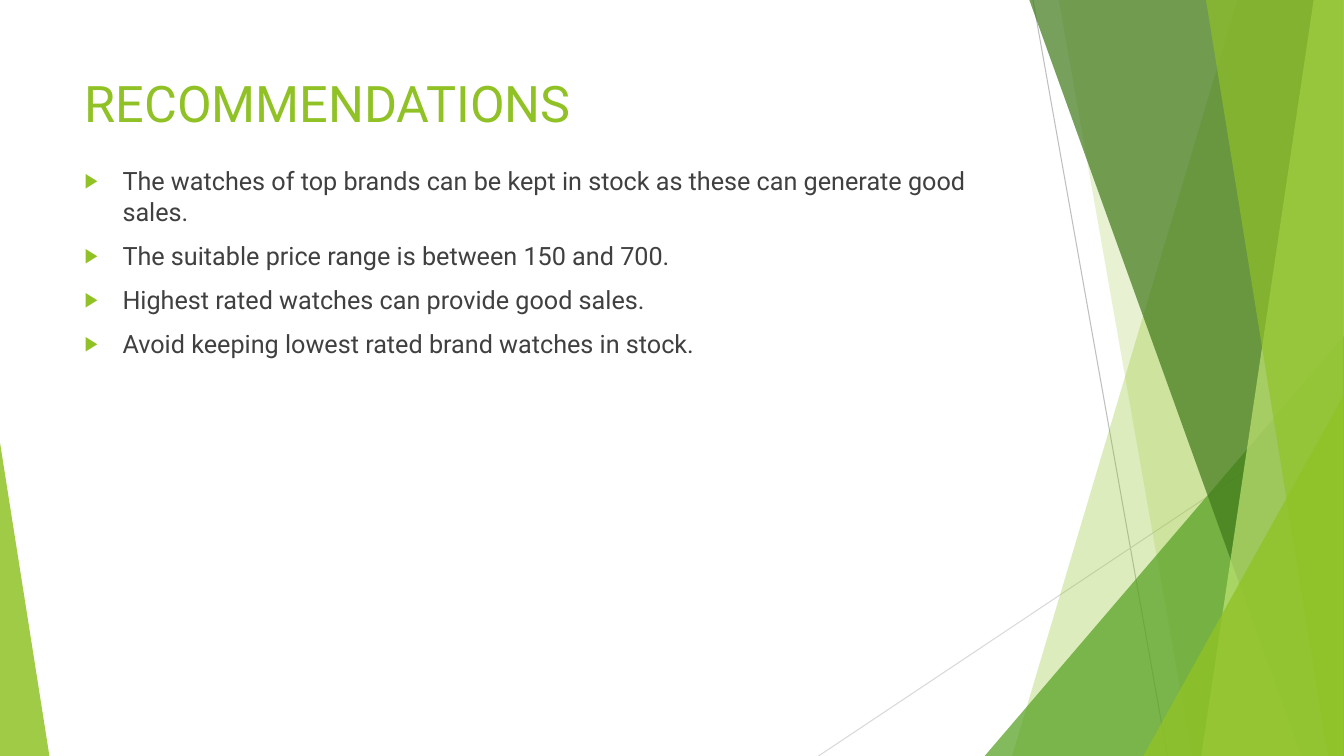
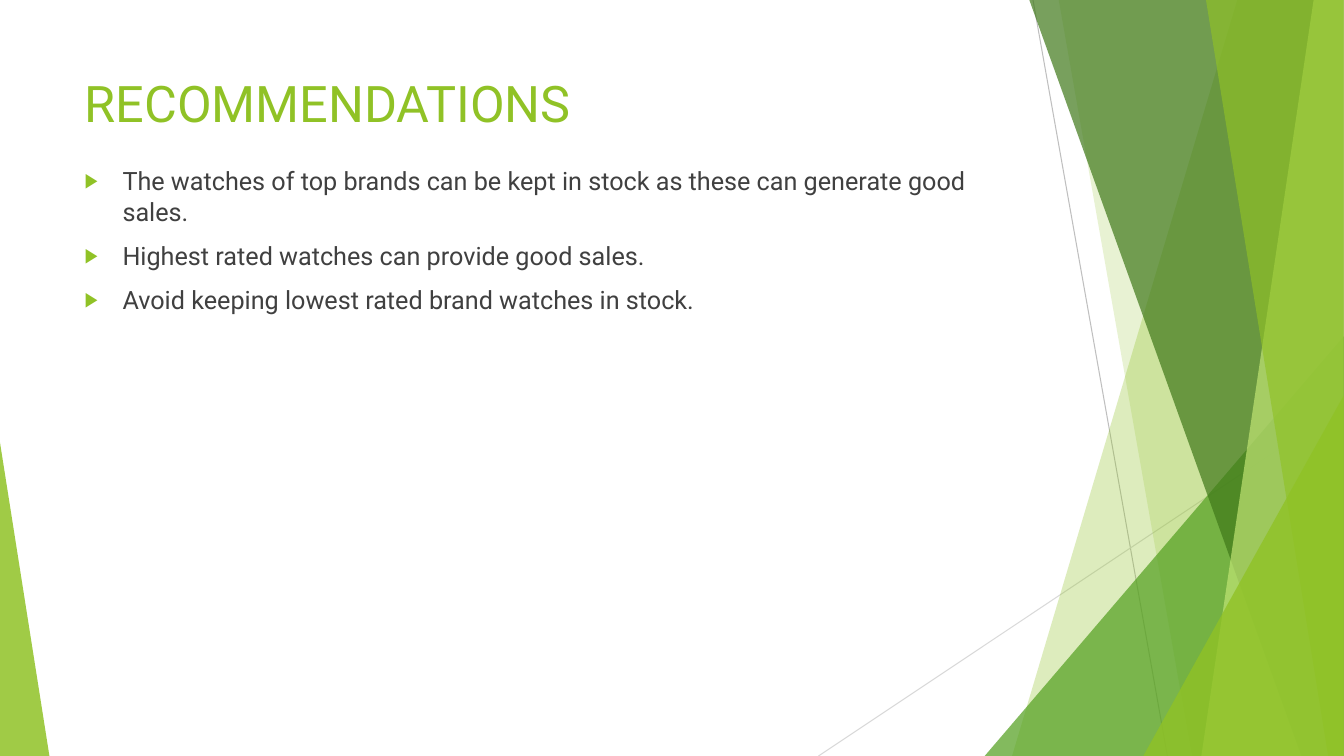
Before and after one commit to mohitshrivastava450/Excel-Watch-dataset, a slide deck: slide 15 of Result/Flipkartppt.pptx (slide 16 before the commit). Drawn at 1344x756 pixels with LibreOffice and Linux fonts; fonts in the diff are those of the drawing. Boxes give left, top, right and bottom in pixels: in the first picture for what was removed or moved away, otherwise in the second. Text is boxed around its words. In the diff, an @@ line names an element or a change of style, - is before the commit and + after.

```diff
--- a/Result/Flipkartppt.pptx
+++ b/Result/Flipkartppt.pptx
@@ text at (123, 246, 669, 271): paragraph removed @@
-▶ The suitable price range is between 150 and 700.
```
Also in this commit, not shown: 8 other slides changed, 1 slide removed, 2 other files.
